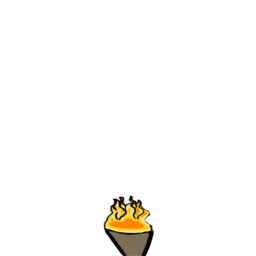
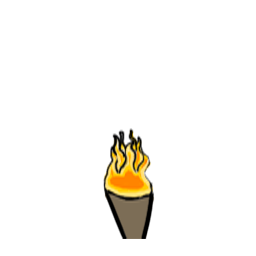
Layer changes from the first 256 × 256 image to the second:
painted on "Layer 3 (merged)" (1st of 2) over [103, 128, 155, 256]
